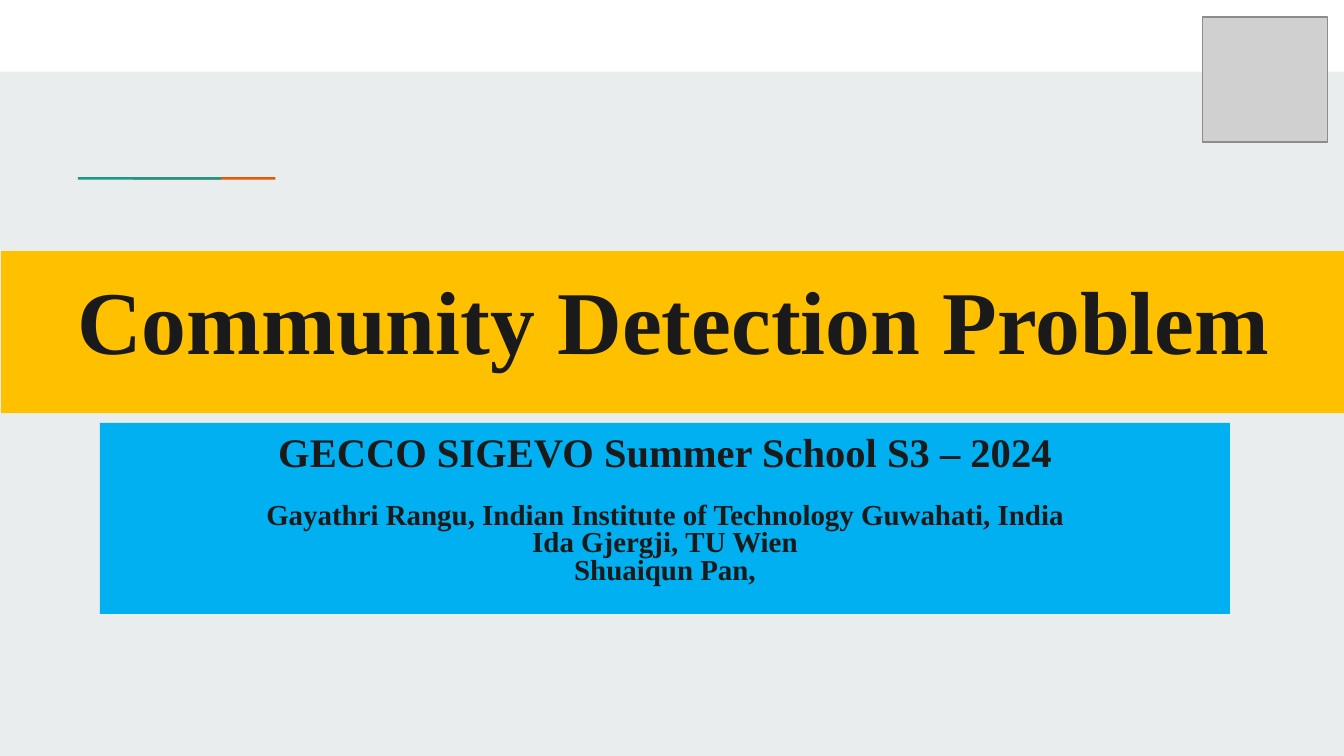
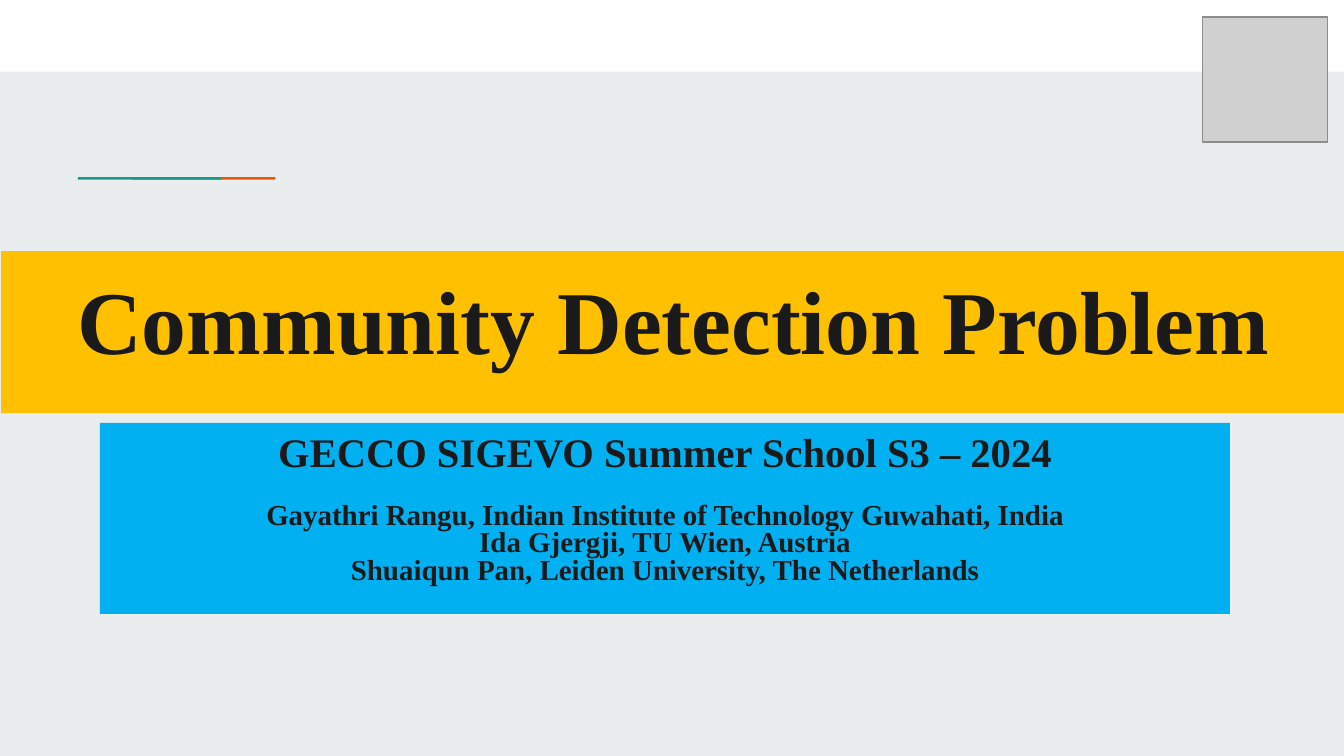
Before and after one commit to GayathriRangu/SIGEVO-Summer-School-S3-2024, a slide deck: slide 1 of presentation_team_2024.pptx. Drawn at 1344x756 pixels with LibreOffice and Linux fonts; fonts in the diff are those of the drawing; grey boxes stand for pictures; background and template pictures are left out. Boxes give left, top, right and bottom in pixels: in the first picture for what was removed or moved away, otherwise in the second. Text is boxed around its words. In the diff, an @@ line names an element or a change of style, - is before the commit and + after.

```diff
--- a/presentation_team_2024.pptx
+++ b/presentation_team_2024.pptx
@@ subtitle at <box>351,530,979,586</box>: text changed @@
-Ida Gjergji, TU Wien
-Shuaiqun Pan,
+Ida Gjergji, TU Wien, Austria
+Shuaiqun Pan, Leiden University, The Netherlands
```
Also in this commit, not shown: 8 other slides changed, 1 slide added, 3 other files.
